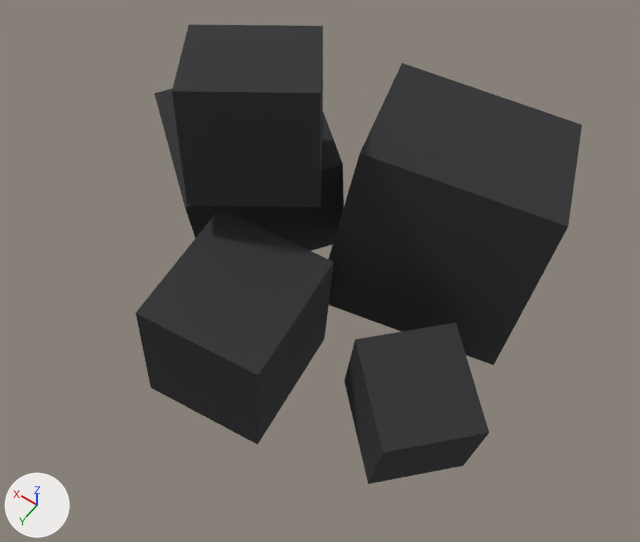
An edit to the glTF model assets/models/ore_coal.glb, drawn before and after from the same camera.
Before and after are seen from a 50 mm lens placed at (-0.299, 0.441, 0.73), pointed at (-0.017, 0.046, 0.11). Every picture has the same lights, and +X, +Y and +Z are marked at lower left. The older version comes first. Vertices at exactly the same position are counted once.

Objects in the first picture: 'ore_coal'.
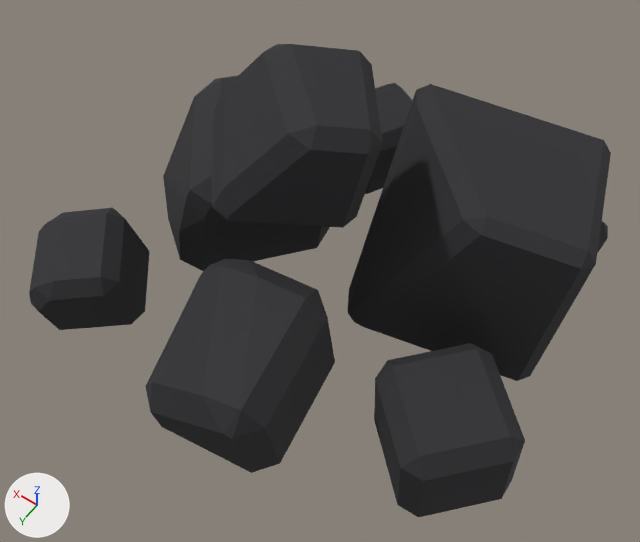
What differs and where, as boxes [x1, y1, x2, y2] in the pictures (640 x 542 px):
'ore_coal', reshaped, moved (30% wider): before [136, 24, 582, 484]; after [29, 44, 611, 517]
part 1 of me_ore_coal, rebuilt: before [329, 63, 582, 365]; after [347, 84, 611, 381]
part 2 of me_ore_coal, rebuilt (13% wider): before [172, 24, 323, 207]; after [212, 44, 383, 228]
part 3 of me_ore_coal, rebuilt: before [154, 89, 344, 251]; after [163, 75, 329, 271]
part 4 of me_ore_coal, rebuilt (10% shorter): before [136, 208, 334, 445]; after [145, 259, 335, 473]
part 5 of me_ore_coal, rebuilt (8% taller): before [344, 323, 489, 484]; after [374, 343, 525, 517]
part 6 of me_ore_coal, added (black): after [29, 208, 150, 330]
part 7 of me_ore_coal, added (black): after [365, 83, 413, 194]
part 8 of me_ore_coal, added (mostly hidden): after [597, 221, 608, 253]

The change, as a diff of the scene's bpy script:
```diff
--- a/assets/models/ore_coal.glb.py
+++ b/assets/models/ore_coal.glb.py
@@ me_ore_coal @@
 # used by ob_ore_coal; location = (0.0142, 0.0045, 0.0279)
-me_ore_coal.from_pydata(...)  # 40 vertices, 60 faces; spans x -0.231..0.202, y -0.198..0.189, z -0.028..0.266
+me_ore_coal.from_pydata(...)  # 222 vertices, 412 faces; spans x -0.249..0.239, y -0.24..0.208, z -0.018..0.276
+# me_ore_coal part 1: the loose piece of 8 vertices spanning x -0.206..0.026, y -0.198..0.038, z -0.028..0.198 is rebuilt with 30 vertices and now spans x -0.228..0.008, y -0.206..0.021, z -0.018..0.184
+# me_ore_coal part 2: the loose piece of 8 vertices spanning x -0.027..0.127, y -0.058..0.098, z 0.144..0.266 is rebuilt with 30 vertices and now spans x -0.06..0.1, y -0.066..0.086, z 0.147..0.276
+# me_ore_coal part 3: the loose piece of 8 vertices spanning x -0.002..0.202, y -0.139..0.079, z -0.019..0.159 is rebuilt with 30 vertices and now spans x 0.019..0.213, y -0.136..0.055, z -0.011..0.159
+# me_ore_coal part 4: the loose piece of 8 vertices spanning x -0.068..0.068, y 0.051..0.189, z -0.007..0.127 is rebuilt with 30 vertices and now spans x -0.082..0.062, y 0.052..0.208, z -0.011..0.142
+# me_ore_coal part 5: the loose piece of 8 vertices spanning x -0.231..-0.089, y 0.022..0.158, z -0.012..0.102 is rebuilt with 24 vertices and now spans x -0.249..-0.121, y 0.015..0.145, z -0.004..0.104
+# me_ore_coal part 6: a new loose piece of 30 vertices spanning x 0.121..0.239, y 0.065..0.189, z -0.012..0.104, in mat_ore (black #2b2b2e)
+# me_ore_coal part 7: a new loose piece of 24 vertices spanning x 0.001..0.109, y -0.24..-0.13, z -0.006..0.09, in mat_ore (black #2b2b2e)
+# me_ore_coal part 8: a new loose piece of 24 vertices spanning x -0.209..-0.111, y -0.22..-0.13, z -0.006..0.078, in mat_ore (black #2b2b2e)
 me_ore_coal.materials.append(mat_ore)
@@ ob_ore_coal @@
 ob_ore_coal = bpy.data.objects.new('ore_coal', me_ore_coal)
-ob_ore_coal.location = (0.0142, 0.0045, 0.0279)
+ob_ore_coal.location = (0.0053, 0.0159, 0.0183)
```
